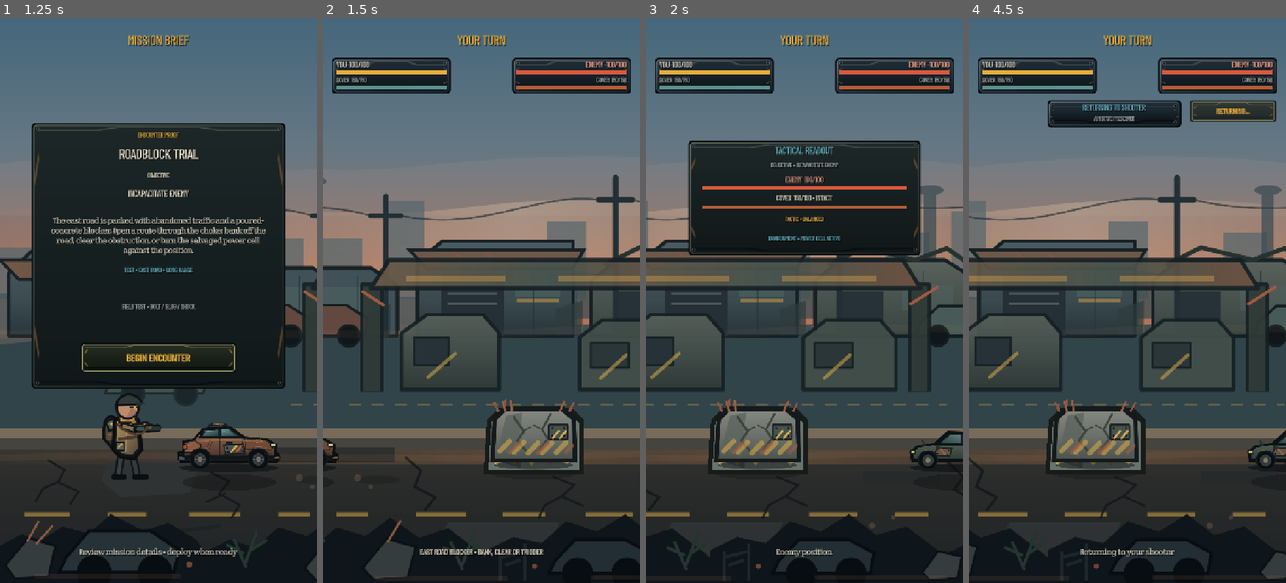
Above: before the commit, frames 1-4 (left to right).
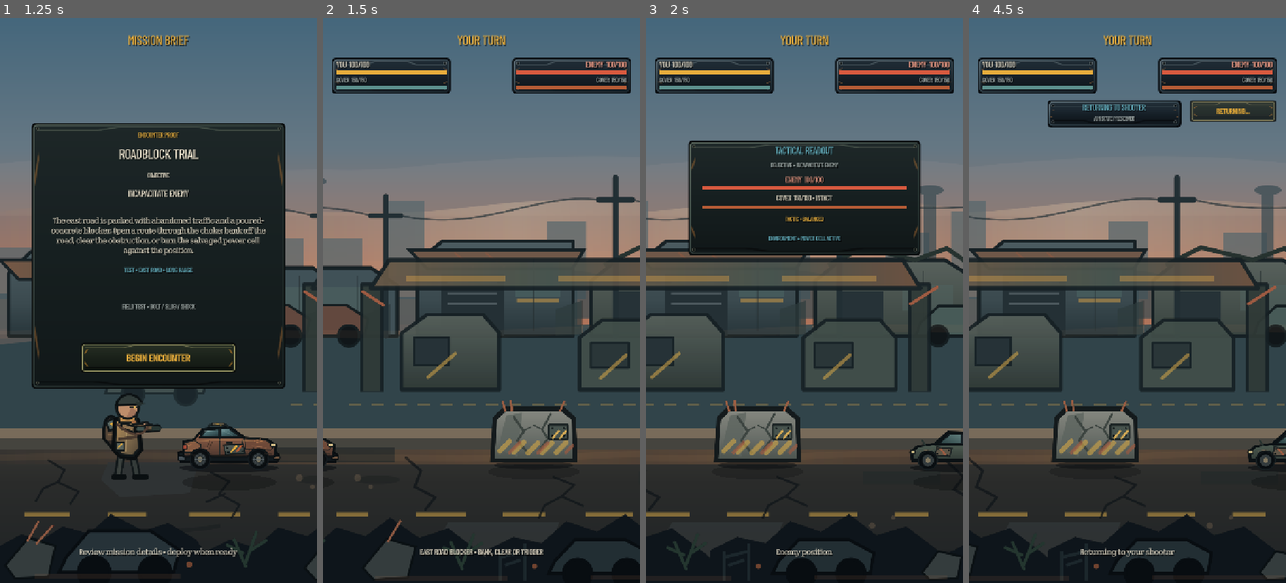
Above: after the commit, the same moments.

Repository: phantompixel-developer/FortKnocks
Game: Godot game, scene res://game/battle/battle.tscn
Two runs of this game, one before a commit and one after it. Both use one fixed random seed, a clock stepped at 60 frames per second and the inputs below. This scene is started directly instead of the project's main scene.
Inputs (mouse positions are in pixels of both pictures, inside the frame that each line leads up to):
- Up to frame 1 (1.25 s): click "1 ROADBLOCK TRIAL EAST ROAD •…" at 0.5 s
- Up to frame 2 (1.5 s): click "BEGIN ENCOUNTER" at 1.25 s
- Up to frame 3 (2 s): no input
- Up to frame 4 (4.5 s): move the mouse to (1197, 272) at 2.02 s; click (1197, 272) at 2.17 s; drag from (1064, 328) to (1111, 413) at 2.77 s; click "INSPECT ENEMY" at 3.5 s; click "RETURN TO SHOOTER" at 4.25 s

Frame 1 is identical in both runs. In frame 2, 0.8% of the frame differs, in the area x 50-83%, y 67-80%; in frame 3, 0.8%, in the area x 19-52%, y 67-80%; in frame 4, 0.8%.

Commit message:
fix: keep fallback drawing inside interactive render

Diff:
--- a/game/battle/central_roadblock.gd
+++ b/game/battle/central_roadblock.gd
@@ -13,12 +13,6 @@
 	if _production_texture != null:
 		draw_texture_rect(_production_texture, Rect2(-120.0, -100.0, 240.0, 176.0), false)
 		return
-
-func _draw_contact_shadow() -> void:
-	# Extends the authored object's internal shadow so it seats into every road treatment.
-	draw_set_transform(Vector2(0.0, 70.0), 0.0, Vector2(1.45, 0.24))
-	draw_circle(Vector2.ZERO, 72.0, Color(0.025, 0.035, 0.040, 0.24))
-	draw_set_transform(Vector2.ZERO, 0.0, Vector2.ONE)
 
 	var outline := Color("171c1b")
 	var concrete := Color("69736d")
@@ -77,3 +71,9 @@
 	draw_rect(Rect2(54, -20, 43, 35), Color("46524c"))
 	for p in [Vector2(61, -13), Vector2(89, -13), Vector2(61, 7), Vector2(89, 7)]:
 		draw_circle(p, 3.0, outline)
+
+func _draw_contact_shadow() -> void:
+	# Extends the authored object's internal shadow so it seats into every road treatment.
+	draw_set_transform(Vector2(0.0, 70.0), 0.0, Vector2(1.45, 0.24))
+	draw_circle(Vector2.ZERO, 72.0, Color(0.025, 0.035, 0.040, 0.24))
+	draw_set_transform(Vector2.ZERO, 0.0, Vector2.ONE)
